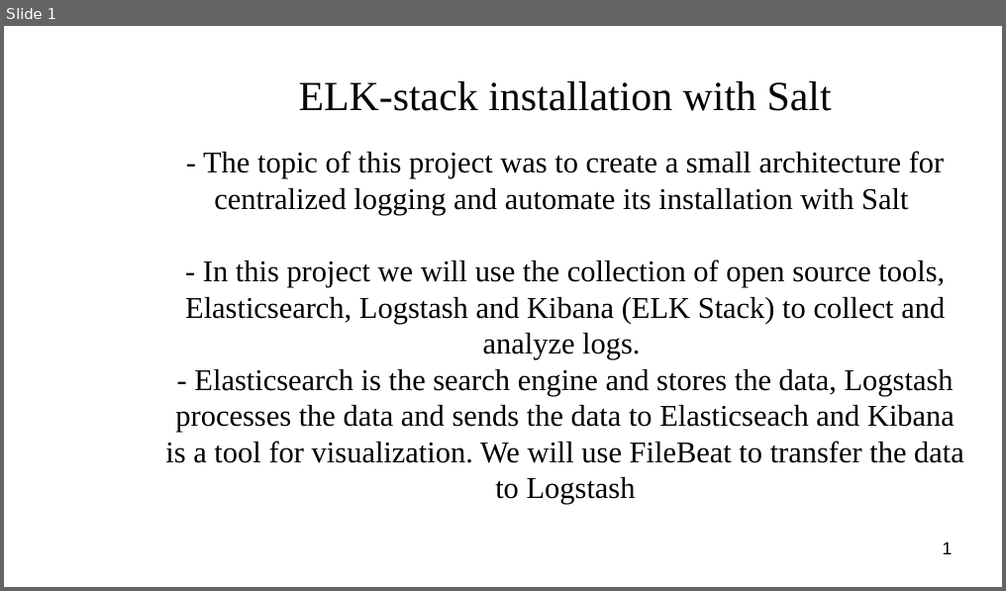
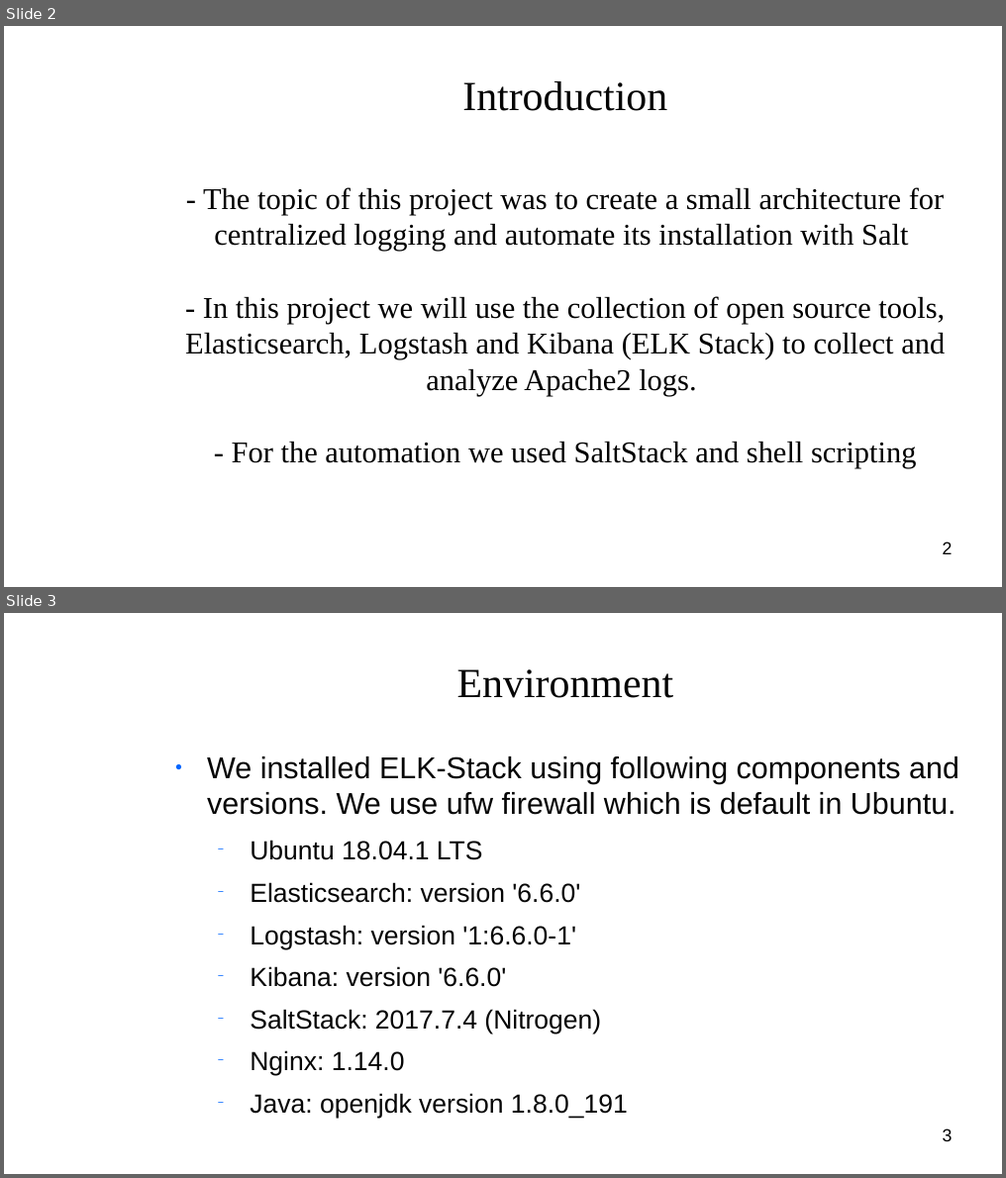
Before and after one commit to niinavi/Jarjestelmaprojekti, a slide deck: project_management/Presentation.odp. Shown one above the other, each under a label of ours: slide 1 before the commit, slides 2 and 3 after it. The pictures are 1006x591 and 1006x1178 pixels, drawn with LibreOffice and Linux fonts; fonts in the diff are those of the drawing; background and template pictures are left out. Boxes give left, top, right and bottom in pixels: in the first picture for what was removed or moved away, otherwise in the second. Text is boxed around its words. In the diff, an @@ line names an element or a change of style, - is before the commit and + after.

```diff
--- a/project_management/Presentation.odp
+++ b/project_management/Presentation.odp
@@ slide 3 added at [4,613,1002,1174], background picture (left out) @@
@@ title added at [457,669,674,698], 33 pt, text #050505 @@
+Environment
@@ text added at [207,757,959,1118], 20.9 pt, text #050505 @@
+● We installed ELK-Stack using following components and versions. We use ufw firewall which is default in Ubuntu.
+  − Ubuntu 18.04.1 LTS
+  − Elasticsearch: version '6.6.0'
+  − Logstash: version '1:6.6.0-1'
+  − Kibana: version '6.6.0'
+  − SaltStack: 2017.7.4 (Nitrogen)
+  − Nginx: 1.14.0
+  − Java: openjdk version 1.8.0_191
@@ page number added at [943,1129,952,1142], 14 pt, text #000000 @@
+3
@@ what was slide 1 is now slide 2 @@
@@ slide 2 changed as well @@
@@ title at [462,81,667,111]: text changed @@
-ELK-stack installation with Salt
+Introduction
@@ subtitle at [185,296,944,469]: text changed @@
-- In this project we will use the collection of open source tools, Elasticsearch, Logstash and Kibana (ELK Stack) to collect and analyze logs.
-- Elasticsearch is the search engine and stores the data, Logstash processes the data and sends the data to Elasticseach and Kibana is a tool for visualization. We will use FileBeat to transfer the data to Logstash
+- In this project we will use the collection of open source tools, Elasticsearch, Logstash and Kibana (ELK Stack) to collect and analyze Apache2 logs.
+- For the automation we used SaltStack and shell scripting
@@ page number at [943,542,952,555]: text changed @@
-1
+2
```
Also in this commit, not shown: 9 other slides added.
